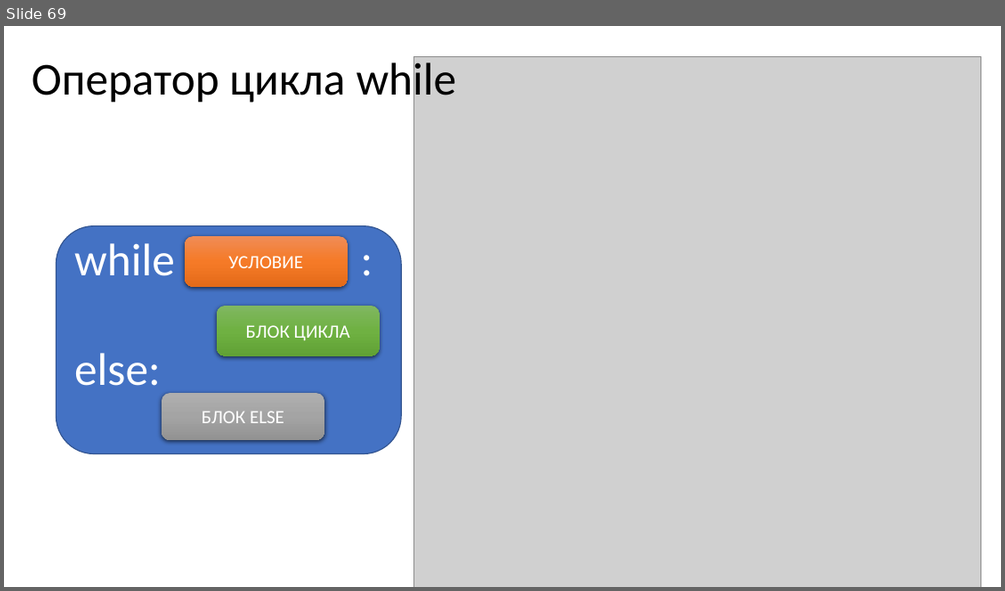
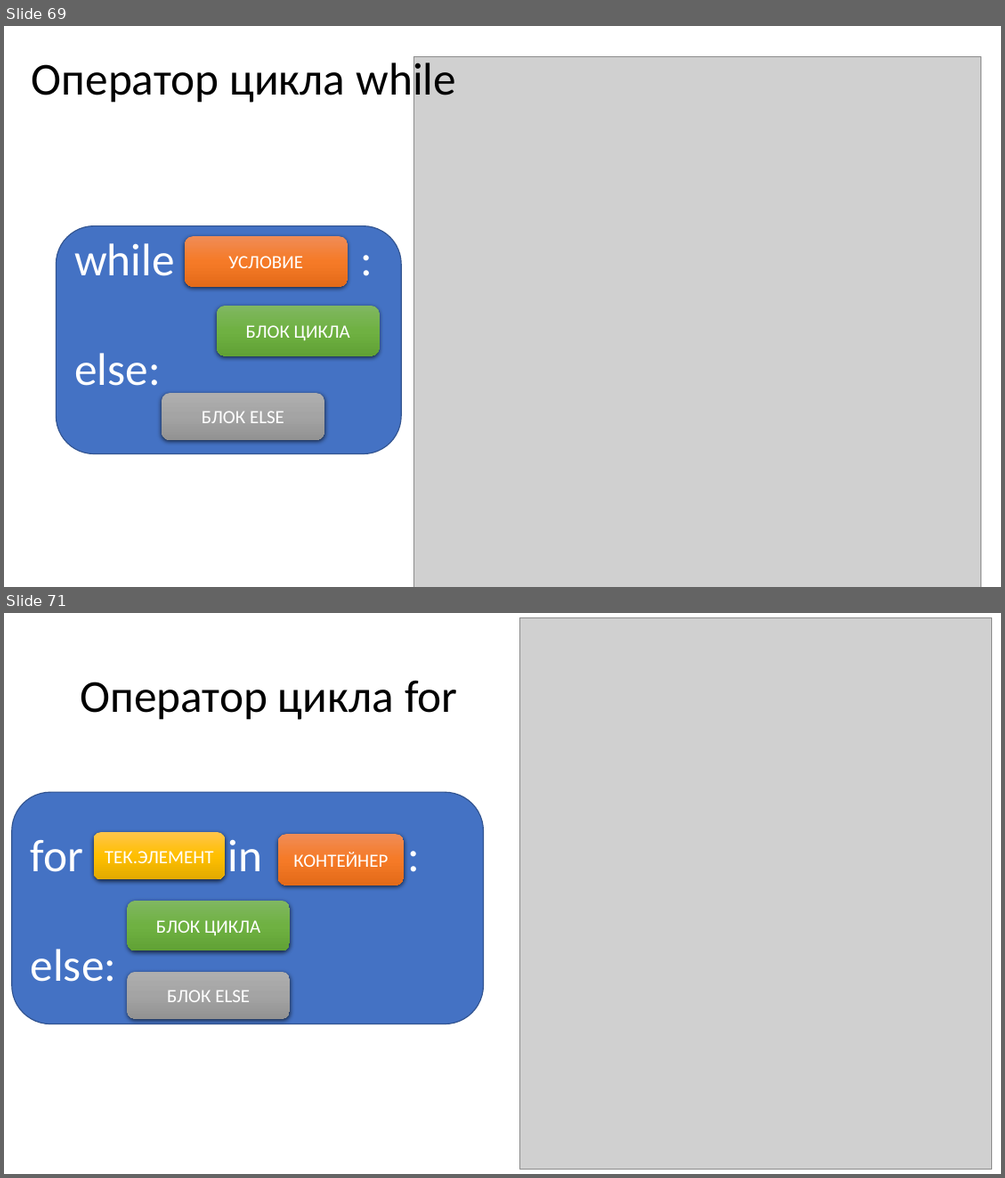
Before and after one commit to paveltsytovich/telegram-course, a slide deck: Presentation/Основы алгоритмизации и программирования.pptx. Shown one above the other, each under a label of ours: slide 69 before the commit, slides 69 and 71 after it; the slides between them are not shown. The pictures are 1005x591 and 1005x1178 pixels, drawn with LibreOffice and Linux fonts; fonts in the diff are those of the drawing; grey boxes stand for pictures. Boxes give left, top, right and bottom in pixels: in the first picture for what was removed or moved away, otherwise in the second. Text is boxed around its words. In the diff, an @@ line names an element or a change of style, - is before the commit and + after.

Commit message:
Операторы

```diff
--- a/Presentation/Основы алгоритмизации и программирования.pptx
+++ b/Presentation/Основы алгоритмизации и программирования.pptx
@@ slide 71 added at (x1=4, y1=613, x2=1001, y2=1174), background #FFFFFF @@
@@ picture added at (x1=520, y1=617, x2=992, y2=1169) @@
@@ title added at (x1=80, y1=680, x2=457, y2=720), 44 pt, text #000000 @@
+Оператор цикла for
@@ group added at (x1=11, y1=793, x2=484, y2=1024): 5 rounded rectangles @@
+for in :
+else:
+ТЕК.ЭЛЕМЕНТ
+КОНТЕЙНЕР
+БЛОК ЦИКЛА
+БЛОК ELSE
```
Also in this commit, not shown: 3 other slides added, 2 other files.
